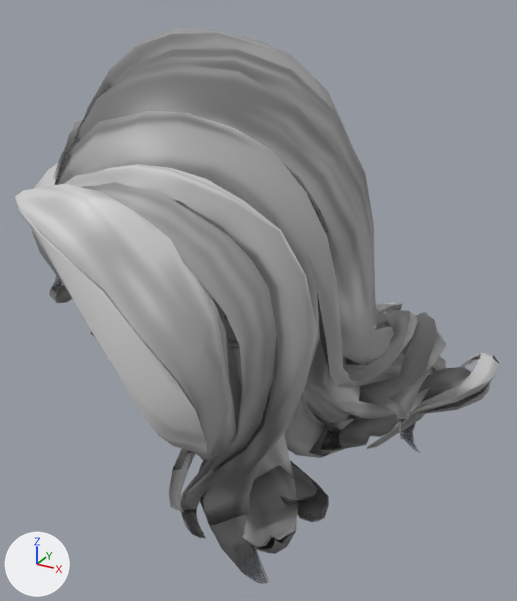
Renders of the glTF model public/models/daz_hair_glam_wave.glb from each side of a commit.
Both versions are drawn from a camera (50 mm lens) standing at (0.204, -0.32, 0.17) and looking at (0.016, 0.022, -0.001). The lights are fixed; the arrows at lower left show +X, +Y and +Z. The picture after the commit comes second. Vertices at exactly the same position are counted once.

The first picture shows 'daz_hair_glam_wave'.
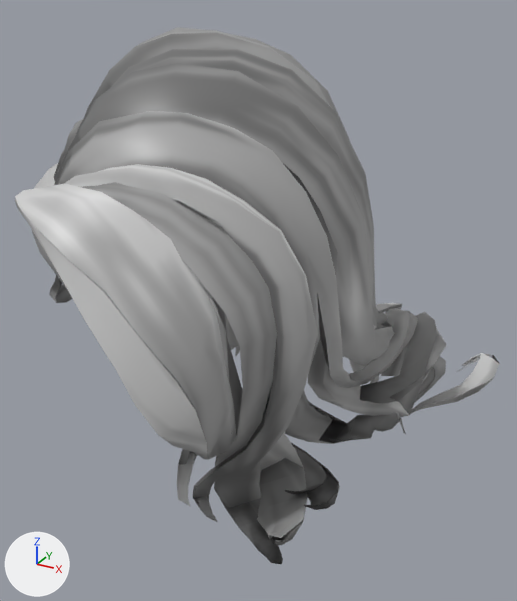
Where the change shows, as pixel boxes (x1, y1, x2, y2) in the pictures (517 x 601 px):
'daz_hair_glam_wave', reshaped
    before: (15, 27, 499, 572)
    after: (15, 27, 499, 564)
part 1 of me_daz_hair_glam_wave, deleted (mostly hidden)
    before: (224, 312, 368, 429)
part 2 of me_daz_hair_glam_wave, deleted
    before: (343, 354, 433, 449)
part 3 of me_daz_hair_glam_wave, cut back
    before: (169, 366, 491, 572)
    after: (177, 380, 424, 564)
part 4 of me_daz_hair_glam_wave, edited (looks the same)
    both: (15, 27, 499, 544)

The edits, one by one:
Material 'daz_hair_glam_wave_mat' (mat_daz_hair_glam_wave_mat_1) is new.
Uses the picture img_daz_hair_glam_wave_tex.
me_daz_hair_glam_wave is used by ob_daz_hair_glam_wave; location (0.0, 0.0, 0.0).
me_daz_hair_glam_wave had 6613 vertices, 13392 faces and spanned x -0.131..0.144, y -0.148..0.184, z -0.146..0.151.
me_daz_hair_glam_wave now has 4320 vertices, 8327 faces and spans x -0.131..0.144, y -0.148..0.184, z -0.11..0.151.
me_daz_hair_glam_wave part 1: the loose piece of 659 vertices spanning x -0.087..0.088, y -0.023..0.12, z -0.144..0.028 is deleted.
me_daz_hair_glam_wave part 2: the loose piece of 118 vertices spanning x 0.06..0.111, y -0.034..0.105, z -0.113..0.012 is deleted.
me_daz_hair_glam_wave part 3: 472 vertices moved from x 0.038..0.118, y -0.132..0.017, z -0.053..-0.025 to x 0.038..0.118, y -0.127..0.017, z -0.053..-0.025; 1082 vertices removed from x -0.104..0.142, y -0.132..0.18, z -0.146..0.006; 99 vertices added at x 0.045..0.121, y -0.124..0.018, z -0.053..-0.025.
me_daz_hair_glam_wave part 4: 7952 faces spanning x -0.131..0.144, y -0.148..0.184, z -0.11..0.151 switch from mat_daz_hair_glam_wave_mat (picture img_daz_hair_glam_wave_tex) to mat_daz_hair_glam_wave_mat_1.
Other edits to the shape of me_daz_hair_glam_wave do not show in these pictures.
